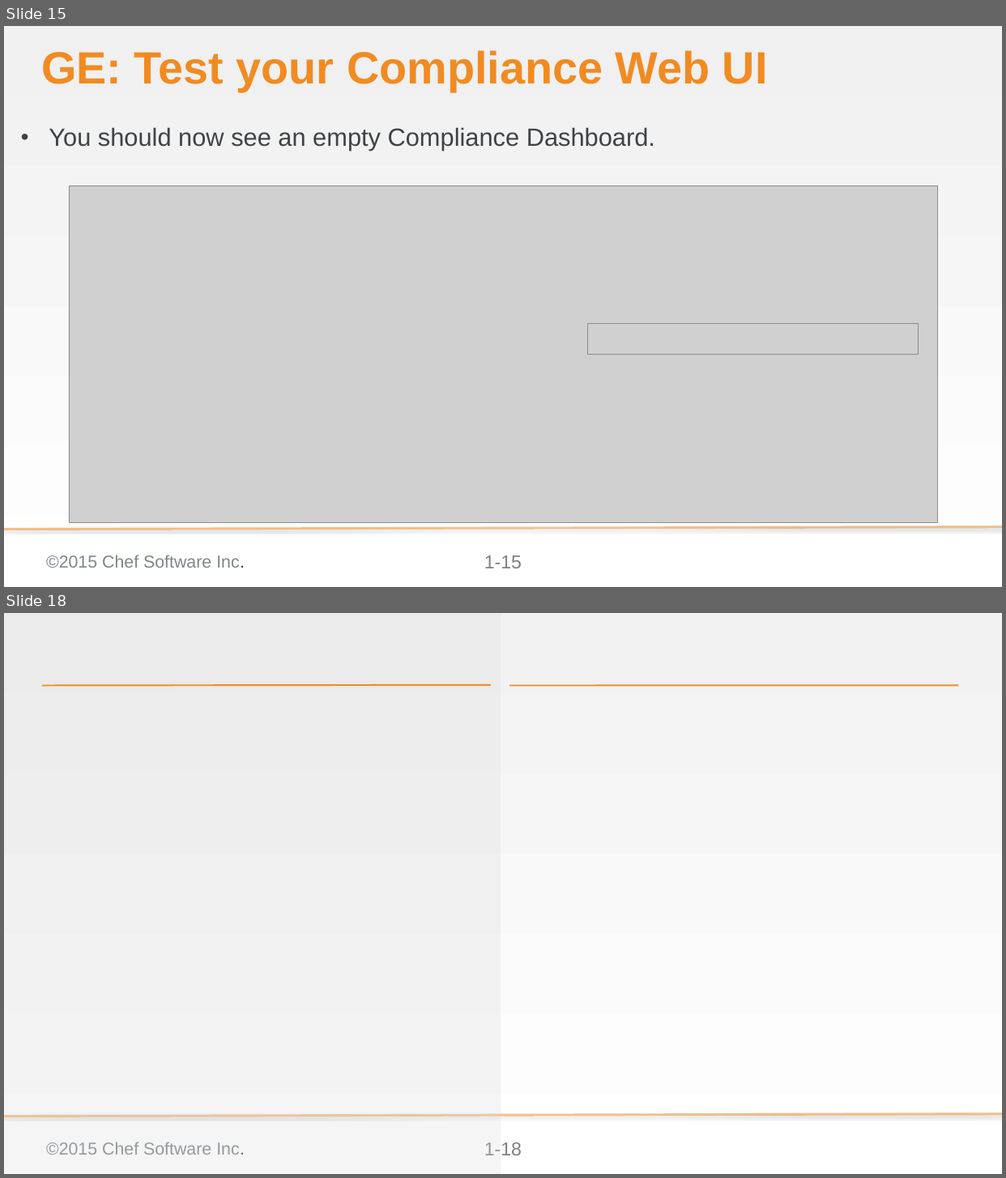
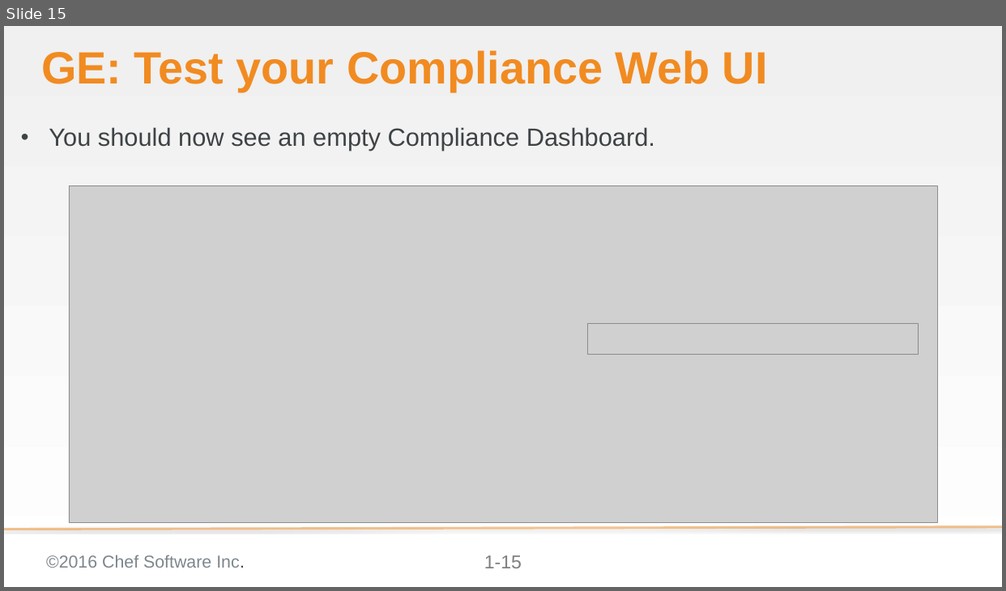
Before and after one commit to bchamby/chef-compliance-installation-configuration-operation, a slide deck: 02-Install.pptx. Shown one above the other, each under a label of ours: slides 15 and 18 before the commit, slide 15 after it; the slides between them are not shown. The pictures are 1006x1178 and 1006x591 pixels, drawn with LibreOffice and Linux fonts; fonts in the diff are those of the drawing; grey boxes stand for pictures; background and template pictures are left out. Boxes give left, top, right and bottom in pixels: in the first picture for what was removed or moved away, otherwise in the second. Text is boxed around its words. In the diff, an @@ line names an element or a change of style, - is before the commit and + after.

```diff
--- a/02-Install.pptx
+++ b/02-Install.pptx
@@ slide 18 removed at [4,613,1002,1174], background gradient #F2F2F2 to #FFFFFF; not listed: 3 template elements that a slide beside it also shows @@
@@ rectangle removed at [4,613,501,1174] @@
@@ line removed from (42, 685) to (491, 685) @@
@@ line removed from (509, 685) to (958, 685) @@
@@ slide 15 changed as well @@
@@ text at [46,555,245,568]: text changed @@
-©2015 Chef Software Inc.
+©2016 Chef Software Inc.
```
Also in this commit, not shown: 15 other slides changed, 5 slides added, 4 other slides removed.
